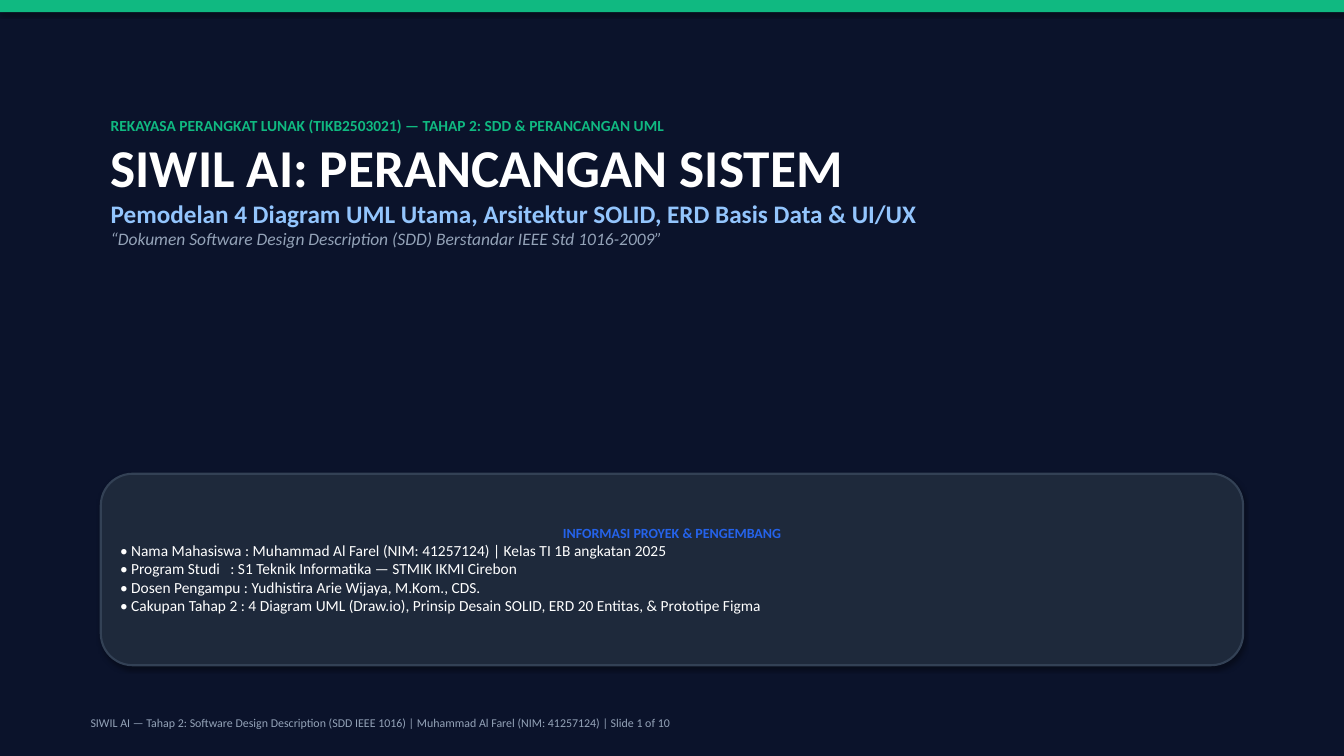
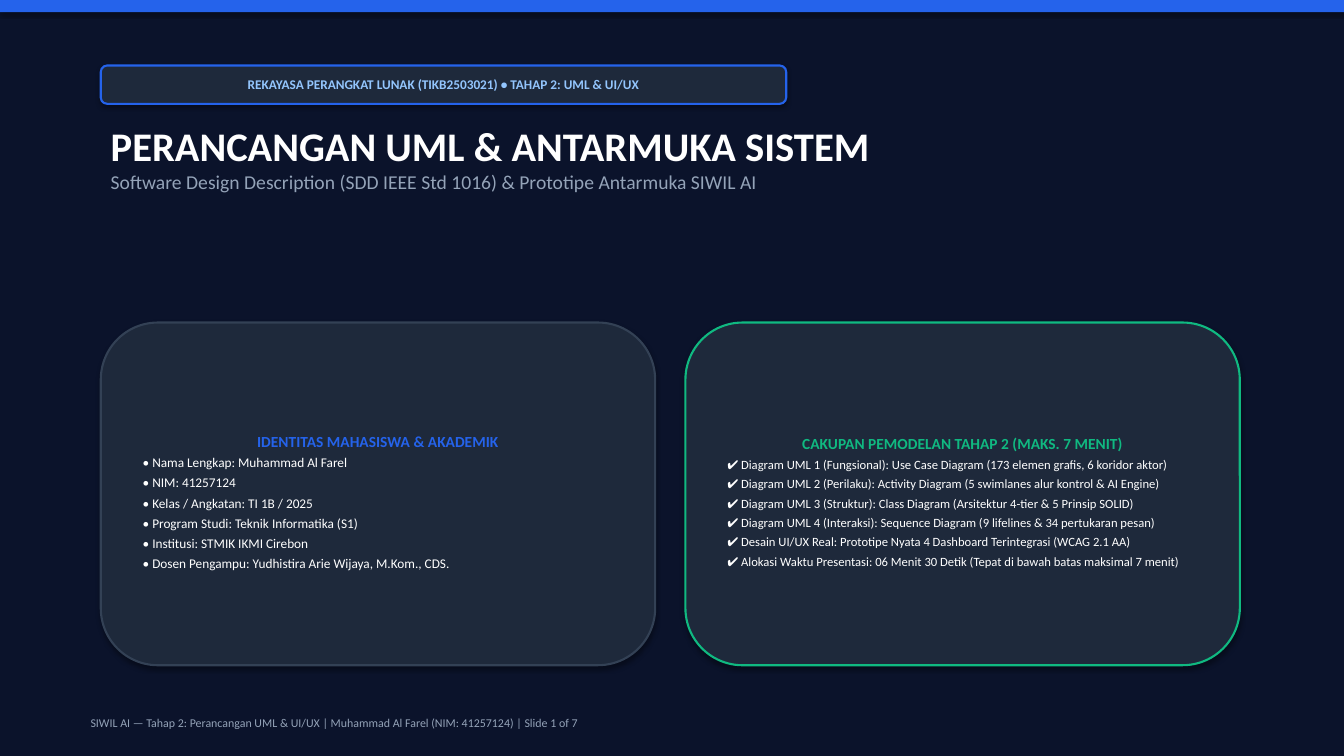
Before and after one commit to Yenvys/SistemWilayah, a slide deck: slide 1 of PRESENTASI_TAHAP_2_UML_SDD.pptx. Drawn at 1344x756 pixels with LibreOffice and Linux fonts; fonts in the diff are those of the drawing. Boxes give left, top, right and bottom in pixels: in the first picture for what was removed or moved away, otherwise in the second. Text is boxed around its words. In the diff, an @@ line names an element or a change of style, - is before the commit and + after.

Commit message:
feat(presentation): ringkas ppt tahap 2 khusus 4 diagram uml & ui/ux (7 slide, durasi maks 7 menit)

```diff
--- a/PRESENTASI_TAHAP_2_UML_SDD.pptx
+++ b/PRESENTASI_TAHAP_2_UML_SDD.pptx
@@ rectangle at [0,0,1344,12]: fill #10B981 to #2563EB @@
@@ rounded rectangle "REKAYASA PERANGKAT LUNAK (TIKB2503021) • ...": place and size @@
-rounded rectangle "REKAYASA PERANGKAT LUNAK (TIKB2503021) • ..." at [111,120,916,248]
+rounded rectangle "REKAYASA PERANGKAT LUNAK (TIKB2503021) • ..." at [101,66,786,104]
@@ rounded rectangle "REKAYASA PERANGKAT LUNAK (TIKB2503021) • ..." at [101,66,786,104]: vertical alignment top to middle; fill none to #1E293B; outline none to #2563EB 1.5 pt; shadow on @@
@@ text in rounded rectangle at [248,79,639,91]: text changed; size 12.5 to 9.5 pt; text colour #94A3B8 to #93C5FD @@
-REKAYASA PERANGKAT LUNAK (TIKB2503021) — TAHAP 2: SDD & PERANCANGAN UML
-SIWIL AI: PERANCANGAN SISTEM
-Pemodelan 4 Diagram UML Utama, Arsitektur SOLID, ERD Basis Data & UI/UX
-“Dokumen Software Design Description (SDD) Berstandar IEEE Std 1016-2009”
+REKAYASA PERANGKAT LUNAK (TIKB2503021) • TAHAP 2: UML & UI/UX
@@ text added at [111,134,869,193], 14 pt, text #94A3B8 @@
+PERANCANGAN UML & ANTARMUKA SISTEM
+Software Design Description (SDD IEEE Std 1016) & Prototipe Antarmuka SIWIL AI
@@ rounded rectangle "IDENTITAS MAHASISWA & AKADEMIK": place and size @@
-rounded rectangle "IDENTITAS MAHASISWA & AKADEMIK" at [101,474,1243,665]
+rounded rectangle "IDENTITAS MAHASISWA & AKADEMIK" at [101,323,655,665]
@@ rounded rectangle added at [686,323,1240,665], fill #1E293B, outline #10B981 1.5 pt, 9 pt, text #FFFFFF @@
+CAKUPAN PEMODELAN TAHAP 2 (MAKS. 7 MENIT)
+✔ Diagram UML 1 (Fungsional): Use Case Diagram (173 elemen grafis, 6 koridor aktor)
+✔ Diagram UML 2 (Perilaku): Activity Diagram (5 swimlanes alur kontrol & AI Engine)
+✔ Diagram UML 3 (Struktur): Class Diagram (Arsitektur 4-tier & 5 Prinsip SOLID)
+✔ Diagram UML 4 (Interaksi): Sequence Diagram (9 lifelines & 34 pertukaran pesan)
+✔ Desain UI/UX Real: Prototipe Nyata 4 Dashboard Terintegrasi (WCAG 2.1 AA)
+✔ Alokasi Waktu Presentasi: 06 Menit 30 Detik (Tepat di bawah batas maksimal 7 menit)
@@ text in rounded rectangle at [152,437,498,571]: text changed; size 11 to 9.5 pt @@
-INFORMASI PROYEK & PENGEMBANG
-• Nama Mahasiswa : Muhammad Al Farel (NIM: 41257124) | Kelas TI 1B angkatan 2025
-• Program Studi : S1 Teknik Informatika — STMIK IKMI Cirebon
-• Dosen Pengampu : Yudhistira Arie Wijaya, M.Kom., CDS.
-• Cakupan Tahap 2 : 4 Diagram UML (Draw.io), Prinsip Desain SOLID, ERD 20 Entitas, & Prototipe Figma
+IDENTITAS MAHASISWA & AKADEMIK
+• Nama Lengkap: Muhammad Al Farel
+• NIM: 41257124
+• Kelas / Angkatan: TI 1B / 2025
+• Program Studi: Teknik Informatika (S1)
+• Institusi: STMIK IKMI Cirebon
+• Dosen Pengampu: Yudhistira Arie Wijaya, M.Kom., CDS.
@@ text at [91,718,578,729]: text changed @@
-SIWIL AI — Tahap 2: Software Design Description (SDD IEEE 1016) | Muhammad Al Farel (NIM: 41257124) | Slide 1 of 10
+SIWIL AI — Tahap 2: Perancangan UML & UI/UX | Muhammad Al Farel (NIM: 41257124) | Slide 1 of 7
```
Also in this commit, not shown: 6 other slides changed, 3 slides removed, 2 other files.
